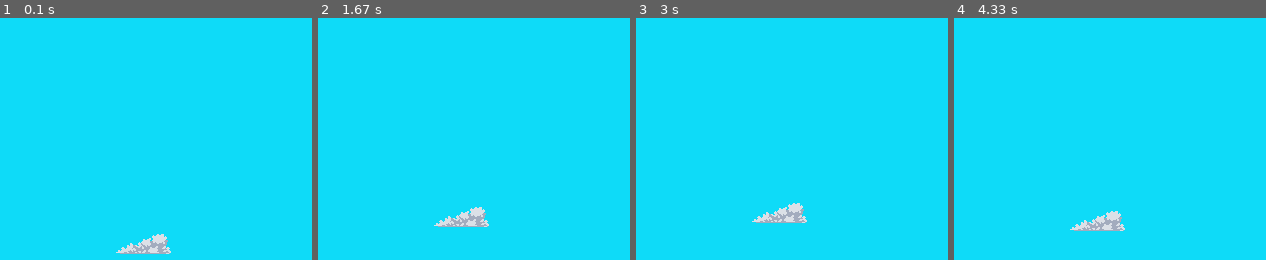
Above: before the commit, frames 1-4 (left to right).
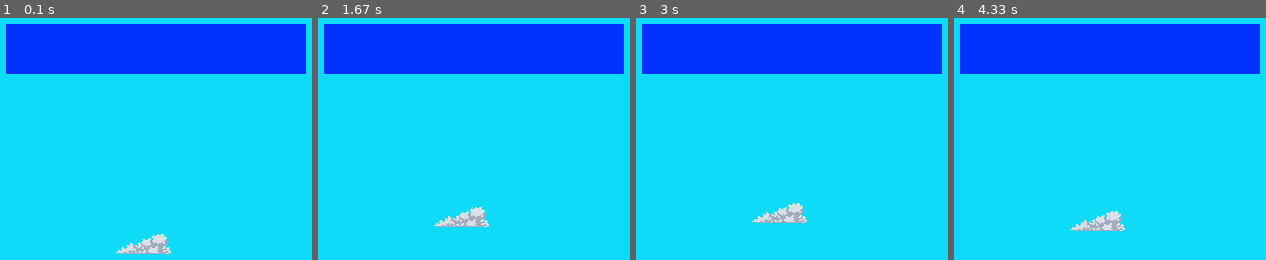
Above: after the commit, the same moments.

Repository: Tiekeyes/Pygame3
Game: pygame game, started from testProject.py
The game is run twice, just before and just after one commit, with the same random seed, the same clock (stepped at 60 frames per second) and the same inputs.
Inputs:
- Up to frame 1 (0.1 s): no input
- Up to frame 2 (1.67 s): hold Up 0.33-0.8 s; hold Down 0.83-1.13 s; hold Up 1.17-1.53 s; hold Down from 1.57 s (still down)
- Up to frame 3 (3 s): release Down at 1.93 s; hold Up 1.97-2.27 s; hold Down 2.3-2.6 s; hold Up from 2.63 s (still down)
- Up to frame 4 (4.33 s): release Up at 3 s; hold Down 3.03-3.4 s; hold Up 3.43-3.73 s; hold Down 3.77-4.07 s; hold Up from 4.1 s (still down)

The runs differ from the first frame. In frame 1, 20% of the frame differs, in the area x 1-99%, y 2-24%; in frame 2, 20%; in frame 3, 20%; in frame 4, 20%.

Commit message:
Added basic collision

Diff:
--- a/testProject.py
+++ b/testProject.py
@@ -15,6 +15,9 @@
         self.img_pos = [160, 260]
         self.movement = [False, False]
 
+        self.collision_area = game.Rect(50, 50, 300, 50)
+
+
     def run(self):
         #main game loop
         while True:
@@ -24,6 +27,12 @@
             self.img_pos[1] += self.movement[1] - self.movement[0]
             self.screen.blit(self.img, self.img_pos)
 
+            img_r = game.Rect(self.img_pos[0], self.img_pos[1], self.img.get_width(), self.img.get_height())
+            if(img_r.colliderect(self.collision_area)):
+                game.draw.rect(self.screen,(0, 100, 255), self.collision_area)
+            else:
+                 game.draw.rect(self.screen,(0, 50, 255), self.collision_area)
+
             for event in game.event.get():
 
                 if(event.type == game.QUIT):
@@ -31,11 +40,14 @@
                     sys.exit()
 
                 #keyboard inputs
+
+                #when pressed
                 if(event.type == game.KEYDOWN):
                     if(event.key == game.K_UP):
                         self.movement[0] = True
                     if(event.key == game.K_DOWN):
                         self.movement[1] = True
+                #when released
                 if(event.type == game.KEYUP):
                     if(event.key == game.K_UP):
                         self.movement[0] = False
